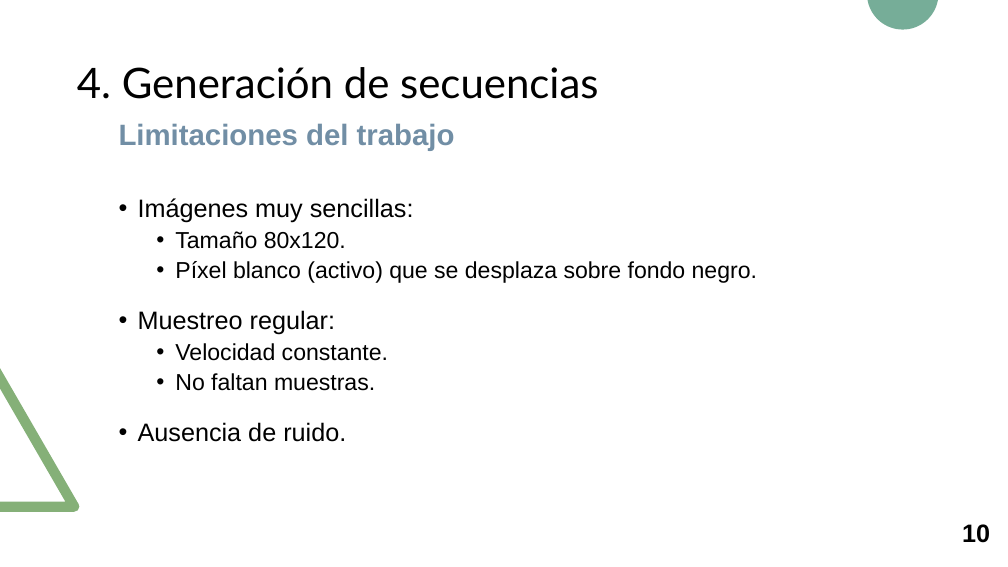
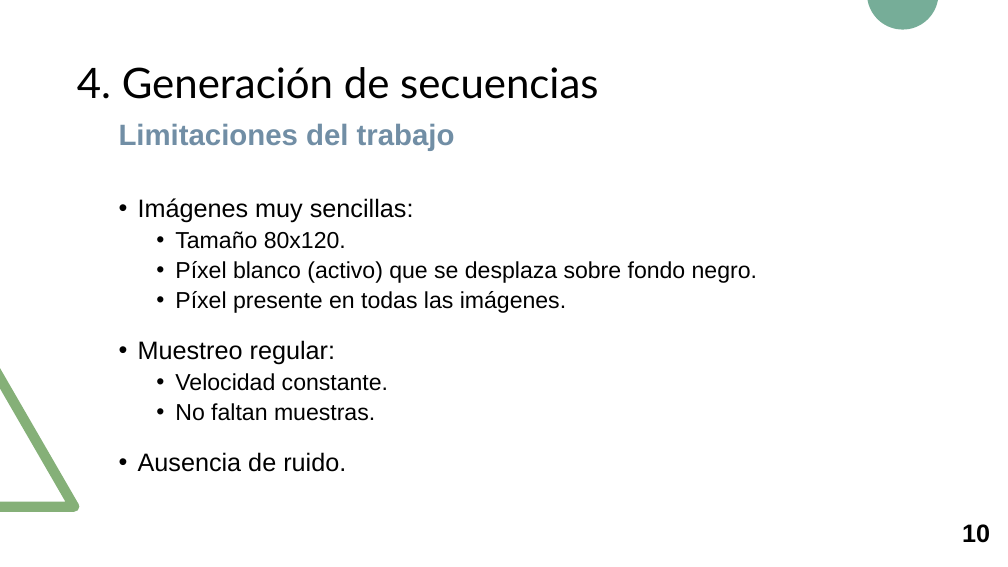
Before and after one commit to RoboticsLabURJC/2017-tfm-nuria-oyaga, a slide deck: slide 11 of Documentation/Presentacion-TFM/Presentacion-TFM.pptx. Drawn at 1008x567 pixels with LibreOffice and Linux fonts; fonts in the diff are those of the drawing. Boxes give left, top, right and bottom in pixels: in the first picture for what was removed or moved away, otherwise in the second. Text is boxed around its words. In the diff, an @@ line names an element or a change of style, - is before the commit and + after.

Commit message:
Presentation v.1

```diff
--- a/Documentation/Presentacion-TFM/Presentacion-TFM.pptx
+++ b/Documentation/Presentacion-TFM/Presentacion-TFM.pptx
@@ text at <box>175,291,566,313</box>: paragraph added @@
+  • Píxel presente en todas las imágenes.
```
Also in this commit, not shown: 1 other file.
